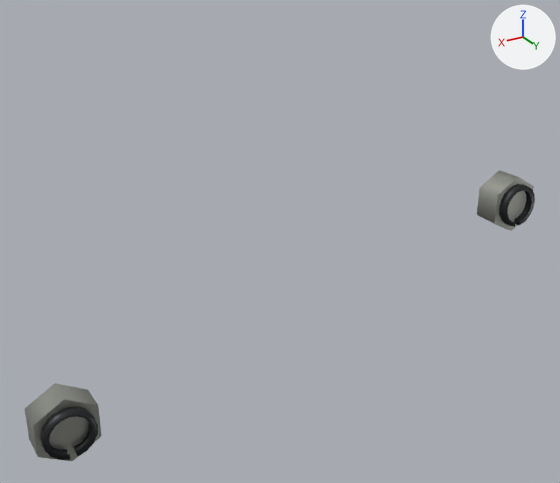
An edit to the glTF model public/parts/chain-lid-nuts-right.glb, drawn before and after from the same camera.
One viewpoint serves both versions: a camera (50 mm lens) standing at (279.4, -159.3, 30.6) and looking at (193.8, -302.0, -40.7). The axes (+X, +Y, +Z) are drawn at upper right. The lights are the same throughout. The first picture is the older version.

Before the edit, the objects in view are built like this:
```python
me_mesh_0 = bpy.data.meshes.new('Mesh_0')
me_mesh_0.from_pydata(...)  # 68 vertices, 96 faces; spans x -1.0..1.0, y -1.0..1.0, z -0.16..0.16
me_mesh_0.materials.append(mat_darksteel)  # dark grey #3c3e41
me_mesh_1 = bpy.data.meshes.new('Mesh_1')
me_mesh_1.from_pydata(...)  # a 6-sided cylinder along z spanning x -0.87..0.87, y -1.0..1.0, z -0.43..0.43
me_mesh_1.materials.append(mat_zincplate)  # grey #b4b6ae
ob_mesh_0 = bpy.data.objects.new('Mesh_0', me_mesh_0)
ob_mesh_0.parent = ob_chain_lid_nuts_right_inst0
ob_mesh_0.location = (130.0, -289.3, -39.97)
ob_mesh_0.rotation_euler = (1.571, 0.0, 0.0)  # degrees (90, 0, 0)
ob_mesh_0.scale = (5.51, 5.51, 5.51)
ob_mesh_0_001 = bpy.data.objects.new('Mesh_0.001', me_mesh_0)
ob_mesh_0_001.parent = ob_chain_lid_nuts_right_inst0
ob_mesh_0_001.location = (250.0, -289.3, -64.97)
ob_mesh_0_001.rotation_euler = (1.571, 0.0, 0.0)  # degrees (90, 0, 0)
ob_mesh_0_001.scale = (5.51, 5.51, 5.51)
ob_mesh_1 = bpy.data.objects.new('Mesh_1', me_mesh_1)
ob_mesh_1.parent = ob_chain_lid_nuts_right_inst1
ob_mesh_1.location = (130.0, -293.4, -40.0)
ob_mesh_1.rotation_euler = (1.571, 0.0, 0.0)  # degrees (90, 0, 0)
ob_mesh_1.scale = (7.51, 7.51, 7.51)
ob_mesh_1_001 = bpy.data.objects.new('Mesh_1.001', me_mesh_1)
ob_mesh_1_001.parent = ob_chain_lid_nuts_right_inst1
ob_mesh_1_001.location = (250.0, -293.4, -65.0)
ob_mesh_1_001.rotation_euler = (1.571, 0.0, 0.0)  # degrees (90, 0, 0)
ob_mesh_1_001.scale = (7.51, 7.51, 7.51)
```
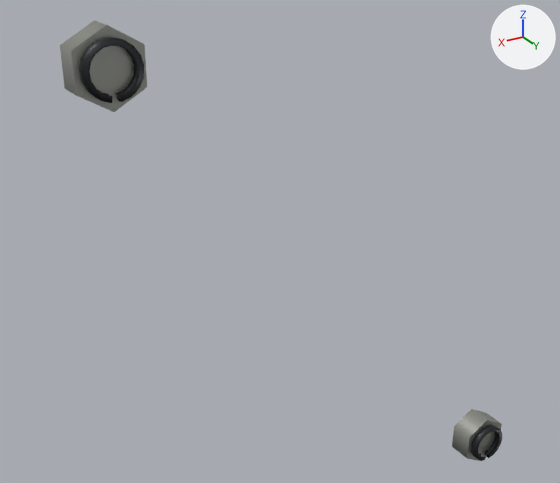
The edits, one by one:
Object 'Mesh_0' (ob_mesh_0) moves from (130.0, -289.3, -39.97) to (130.0, -289.3, -115.0).
Object 'Mesh_0.001' (ob_mesh_0_001) moves from (250.0, -289.3, -64.97) to (235.0, -289.3, 5.031).
Object 'Mesh_1' (ob_mesh_1) moves from (130.0, -293.4, -40.0) to (130.0, -293.4, -115.0).
Object 'Mesh_1.001' (ob_mesh_1_001) moves from (250.0, -293.4, -65.0) to (235.0, -293.4, 5.0).

Changed parts and their boxes (x1, y1, x2, y2) in the pictures (560 x 483 px):
'Mesh_1.001', moved: before (25, 383, 102, 461); after (60, 20, 147, 112)
'Mesh_1', moved: before (477, 170, 534, 231); after (452, 409, 502, 461)
'Mesh_0.001', moved: before (40, 406, 98, 460); after (79, 37, 144, 103)
'Mesh_0', moved: before (499, 184, 535, 227); after (471, 425, 502, 460)
